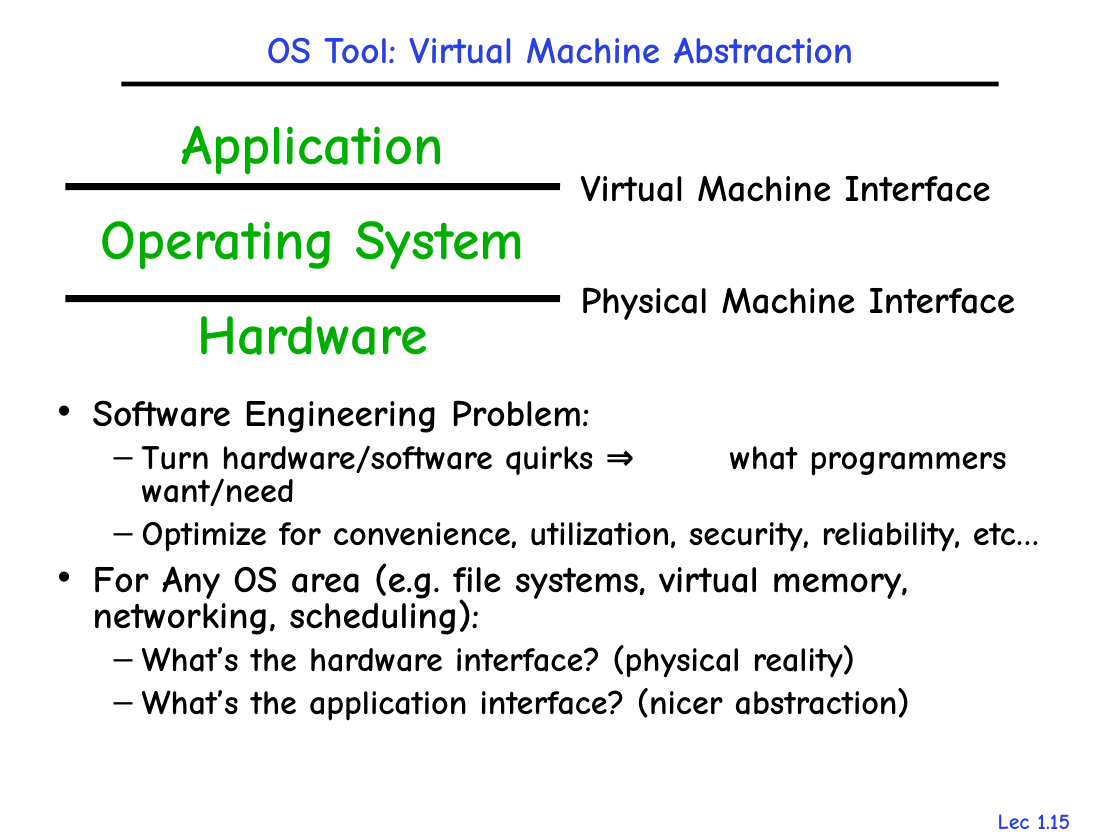
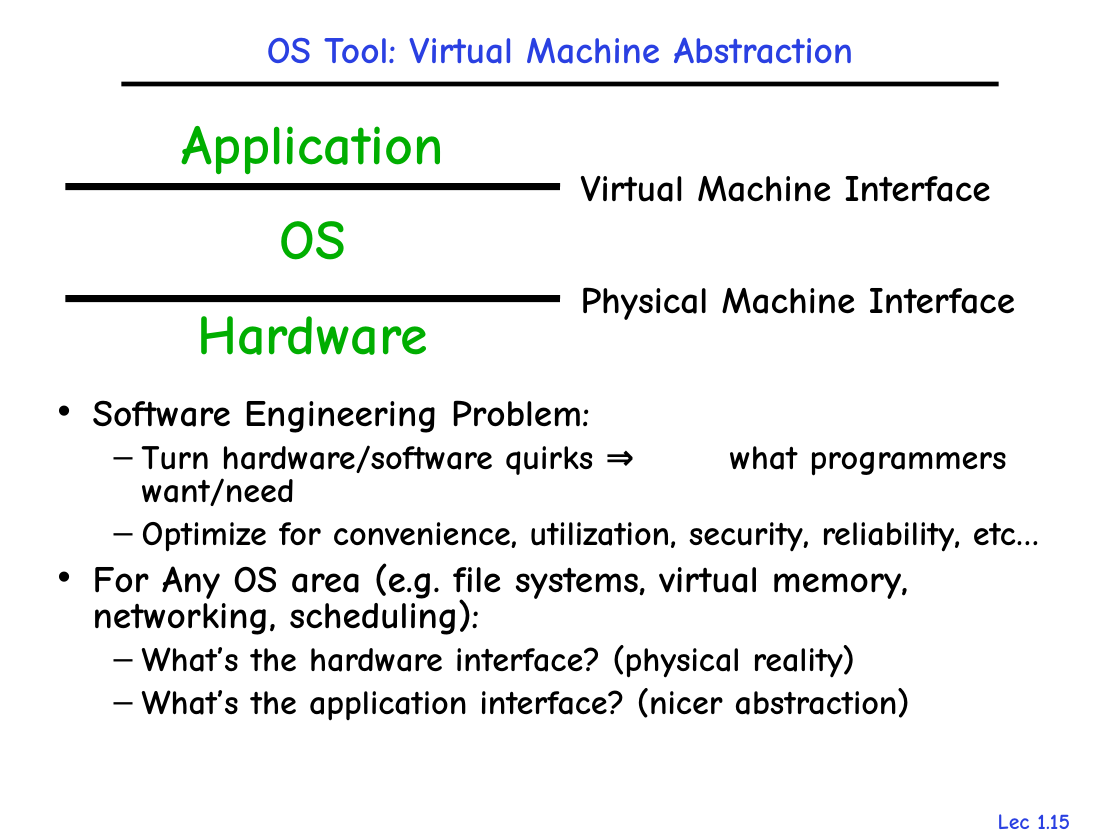
Before and after one commit to gulaoshi/gu.github.io, a slide deck: slide 15 of AdvOS/PPT+papers/L01-Overview.pptx. Drawn at 1120x840 pixels with LibreOffice and Linux fonts; fonts in the diff are those of the drawing. Boxes give left, top, right and bottom in pixels: in the first picture for what was removed or moved away, otherwise in the second. Text is boxed around its words. In the diff, an @@ line names an element or a change of style, - is before the commit and + after.

```diff
--- a/AdvOS/PPT+papers/L01-Overview.pptx
+++ b/AdvOS/PPT+papers/L01-Overview.pptx
@@ text at (x1=279, y1=221, x2=345, y2=260): text changed @@
-Operating System
+OS
```
Also in this commit, not shown: 11 other slides changed, 6 other files.
